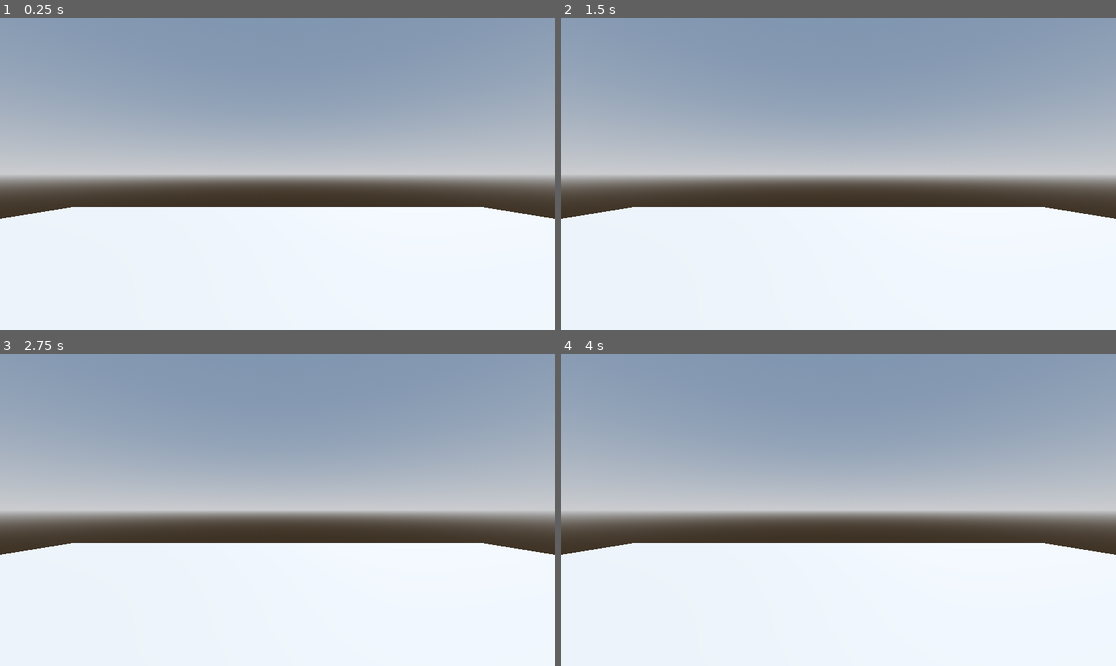
Above: before the commit, frames 1-4 (two rows, left to right).
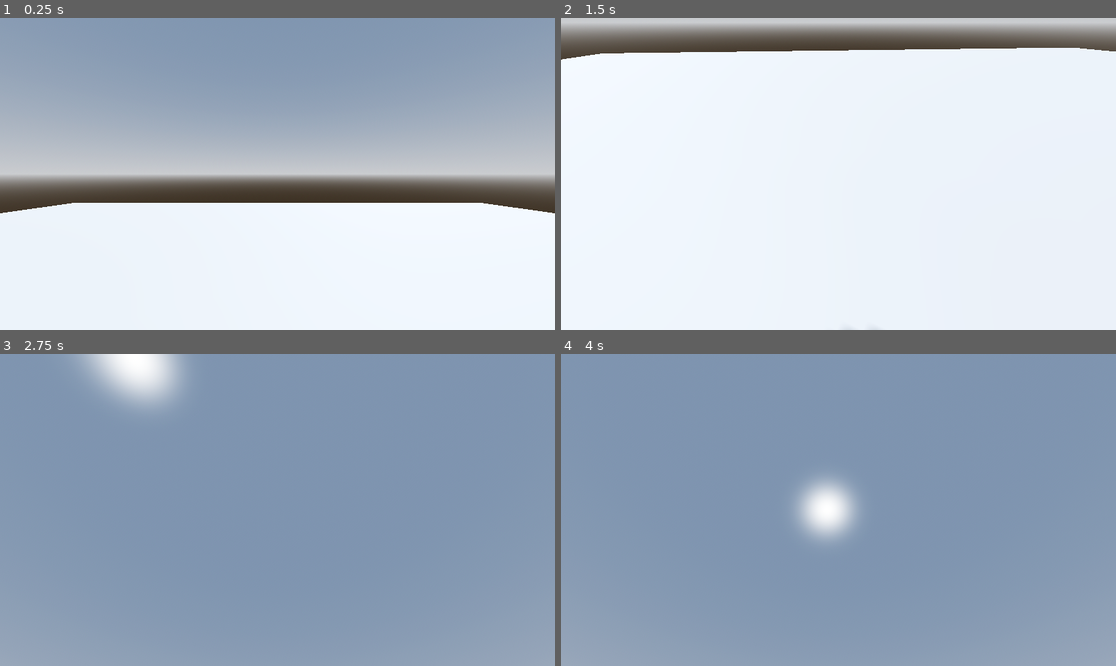
Above: after the commit, the same moments.

Repository: nidofir/ThePerfectPump
Game: Godot game, scene res://Scenes/3D Level.tscn
Same seed, same stepped clock (60 frames per second), same inputs: the game is played once before the commit and once after it. This scene is started directly instead of the project's main scene.
Inputs (mouse positions are in pixels of both pictures, inside the frame that each line leads up to):
- Up to frame 1 (0.25 s): no input
- Up to frame 2 (1.5 s): tap Enter (ui_accept) at 0.5, 0.77, 1.25 s; move the mouse to (960, 158) at 0.52 s; hold D (right) 0.53-1.28 s; move the mouse to (727, 189) at 1.27 s; hold S (back) from 1.28 s (still down)
- Up to frame 3 (2.75 s): tap Enter (ui_accept) at 1.52 s; move the mouse to (333, 441) at 2.02 s; release S (back) at 2.03 s; hold D (right) from 2.03 s (still down)
- Up to frame 4 (4 s): tap Enter (ui_accept) at 2.75, 3.02, 3.5, 3.77 s; move the mouse to (810, 572) at 2.77 s; release D (right) at 2.78 s; hold W (forward) 2.78-3.53 s; move the mouse to (1005, 556) at 3.52 s; hold A (left) from 3.53 s (still down)

The runs differ from the first frame. In frame 1, 1.4% of the frame differs, in the area x 0-100%, y 59-65%; in frame 2, 61%; in frame 3, 75%, in the area x 0-100%, y 0-100%; in frame 4, 73%.
Error before the commit: Parse Error: Cannot call on an expression. Use ".call()" if it's a Callable. (res://Scripts/player.gd:26)

Commit message:
comment out kill script attempt

Diff:
--- a/the-perfect-pump/Scripts/player.gd
+++ b/the-perfect-pump/Scripts/player.gd
@@ -23,8 +23,8 @@
 		head.rotate_y(-event.relative.x * SENSITIVITY)
 		player_camera.rotate_x(-event.relative.y * SENSITIVITY)
 		player_camera.rotation.x = clamp(player_camera.rotation.x, deg_to_rad(-40), deg_to_rad(60))
-	elif event is Input.get_vector("Quit"):
-		get_tree().quit()
+#	elif event is Input.get_vector("Quit"):
+#		get_tree().quit()
 
 
 
Not shown, added: the-perfect-pump/Scenes/player.tscn4507541600.tmp
